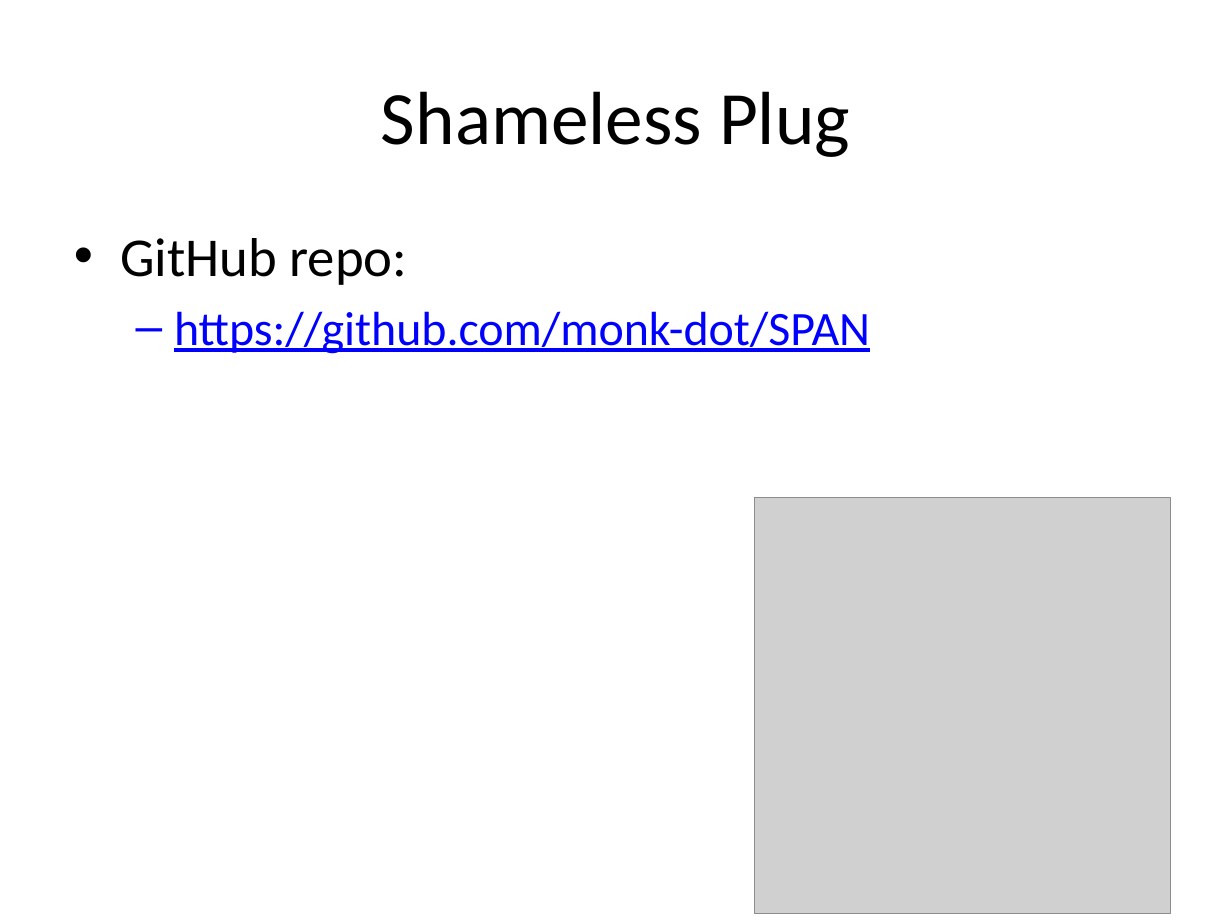
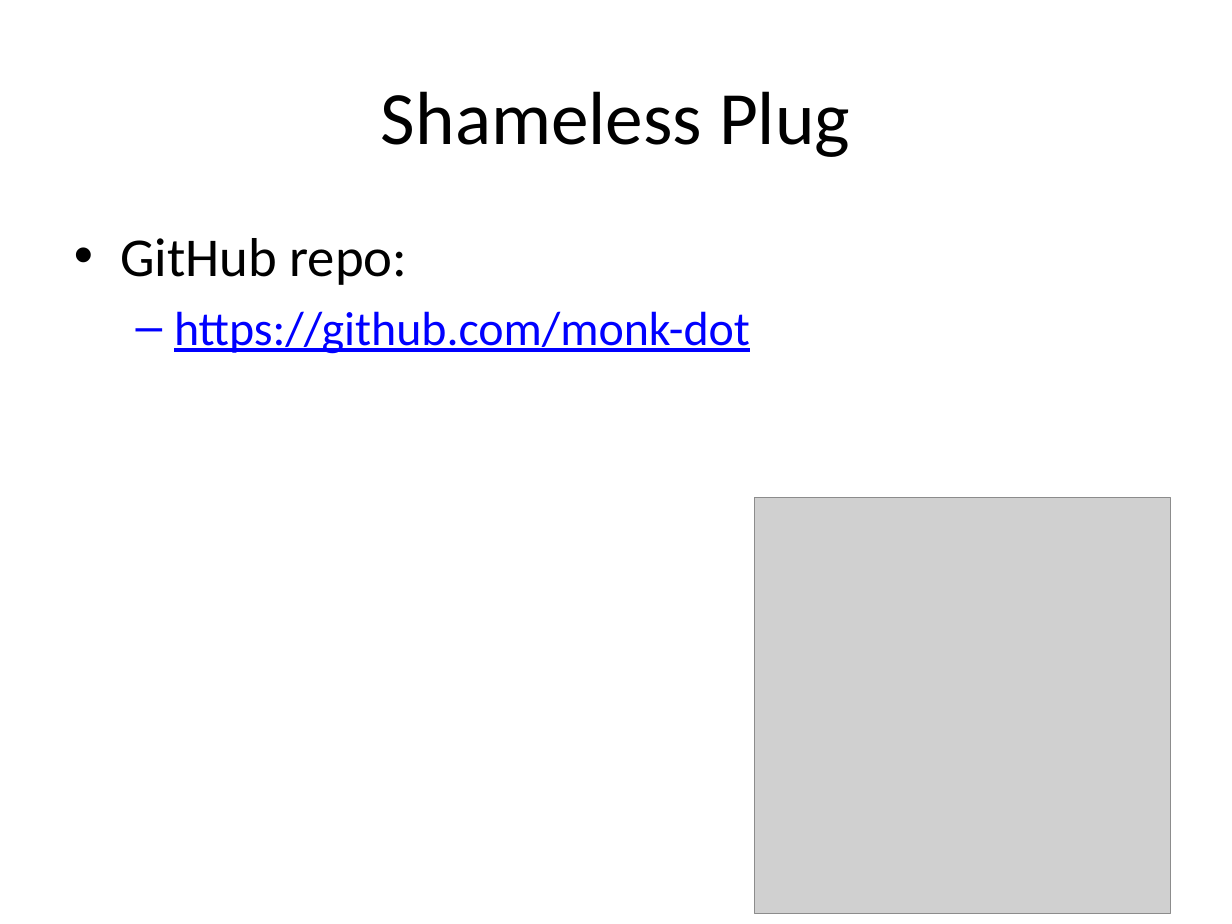
Before and after one commit to monk-dot/SPAN, a slide deck: slide 53 of SPAN DEFCON XX.pptx (slide 51 before the commit). Drawn at 1232x924 pixels with LibreOffice and Linux fonts; fonts in the diff are those of the drawing; grey boxes stand for pictures. Boxes give left, top, right and bottom in pixels: in the first picture for what was removed or moved away, otherwise in the second. Text is boxed around its words. In the diff, an @@ line names an element or a change of style, - is before the commit and + after.

```diff
--- a/SPAN DEFCON XX.pptx
+++ b/SPAN DEFCON XX.pptx
@@ text at box(174, 311, 750, 354): text changed @@
-  – https://github.com/monk-dot/SPAN
+  – https://github.com/monk-dot
```
Also in this commit, not shown: 4 other slides changed, 2 slides added.
